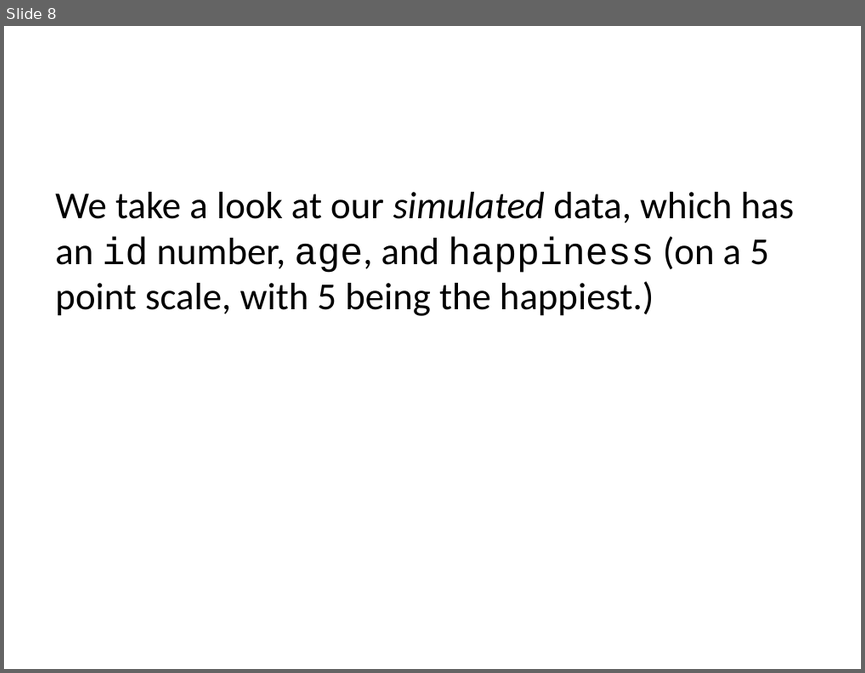
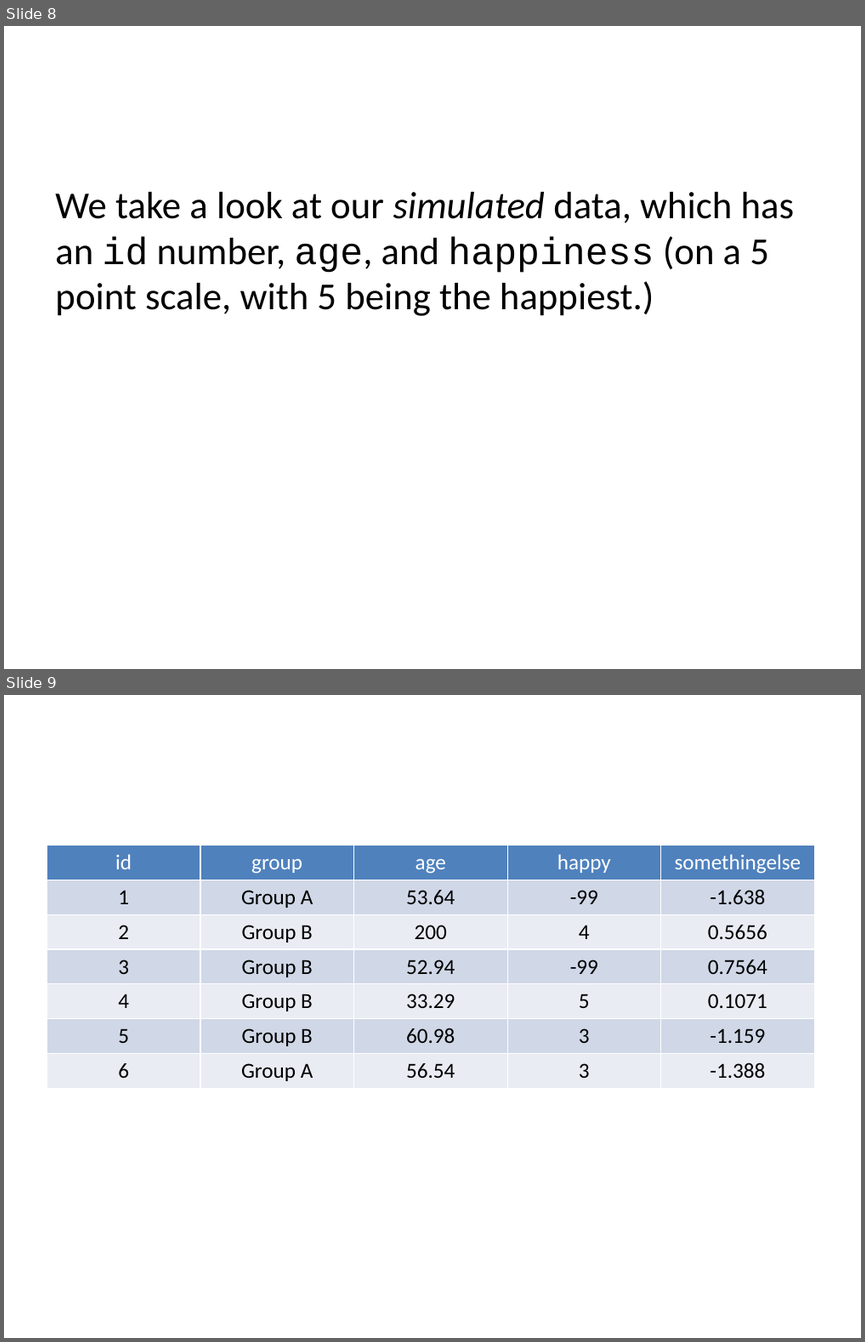
Before and after one commit to agrogan1/teaching, a slide deck: quantitative-data-analysis/quantitative-data-analysis.pptx. Shown one above the other, each under a label of ours: slide 8 before the commit, slides 8 and 9 after it. The pictures are 865x673 and 865x1342 pixels, drawn with LibreOffice and Linux fonts; fonts in the diff are those of the drawing. Boxes give left, top, right and bottom in pixels: in the first picture for what was removed or moved away, otherwise in the second. Text is boxed around its words. In the diff, an @@ line names an element or a change of style, - is before the commit and + after.

```diff
--- a/quantitative-data-analysis/quantitative-data-analysis.pptx
+++ b/quantitative-data-analysis/quantitative-data-analysis.pptx
@@ slide 9 added at (4, 695, 861, 1338), background #FFFFFF @@
@@ table added at (46, 845, 814, 1268), 7 rows, 5 columns @@
+id | group | age | happy | somethingelse
+1 | Group A | 53.64 | -99 | -1.638
+2 | Group B | 200 | 4 | 0.5656
+3 | Group B | 52.94 | -99 | 0.7564
+4 | Group B | 33.29 | 5 | 0.1071
+5 | Group B | 60.98 | 3 | -1.159
+6 | Group A | 56.54 | 3 | -1.388
```
Also in this commit, not shown: 2 slides changed, 1 other slide added, 1 slide removed, 5 other files.
